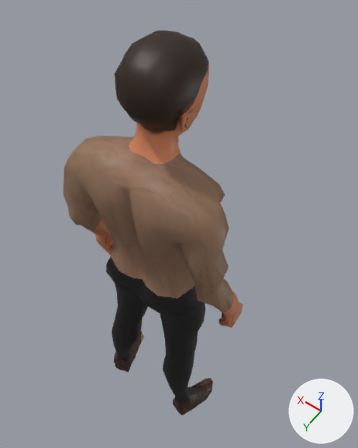
The glTF model games/stealth/resource/models/human.glb: old version first, new version second.
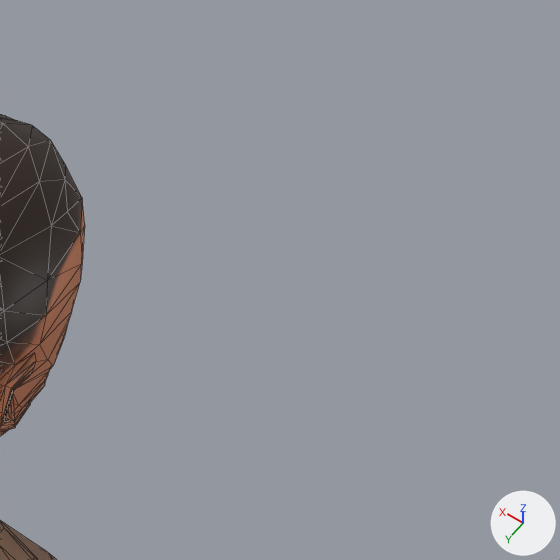
The first picture shows the older version from a 50 mm lens placed at (-2.14, 2.35, 8.37), pointed at (0.27, -1.02, 3.08). The close-ups show both versions on the part from 51% to 99% of the width and 0% to 38% of the height of that picture; other places that the commit changed are outside them. Lighting does not change. The marker at lower right points along +X, +Y and +Z. The close-ups show mesh edges as thin lines. Where no turn or scale is listed for an object, it has been applied to the vertices.

Objects in the first close-up: 'body'.
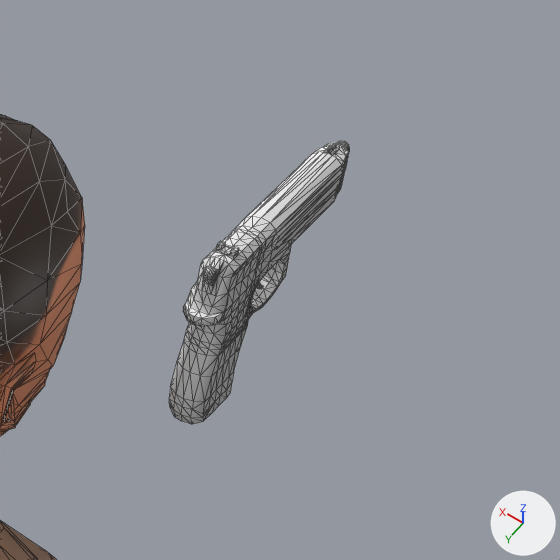
What differs and where, as boxes (x1, y1, x2, y2) in the close-ups (560 x 560 px):
'Gun', added: after (169, 141, 350, 424)

What changed in the scene script:
```text
Add mat_material_003:
    mat_material_003 = principled_material('Material.003')
    mat_material_003.base_color = (1.0, 1.0, 1.0)  # white #ffffff
Add me_cube:
    me_cube.from_pydata(...)  # 803 vertices, 1613 faces; spans x -0.079..0.068, y -0.644..0.404, z -0.737..-0.093
    me_cube.materials.append(mat_material_003)  # white #ffffff
Add ob_gun:
    ob_gun = bpy.data.objects.new('Gun', me_cube)
    ob_gun.location = (-0.033, -2.223, 5.093)
```
